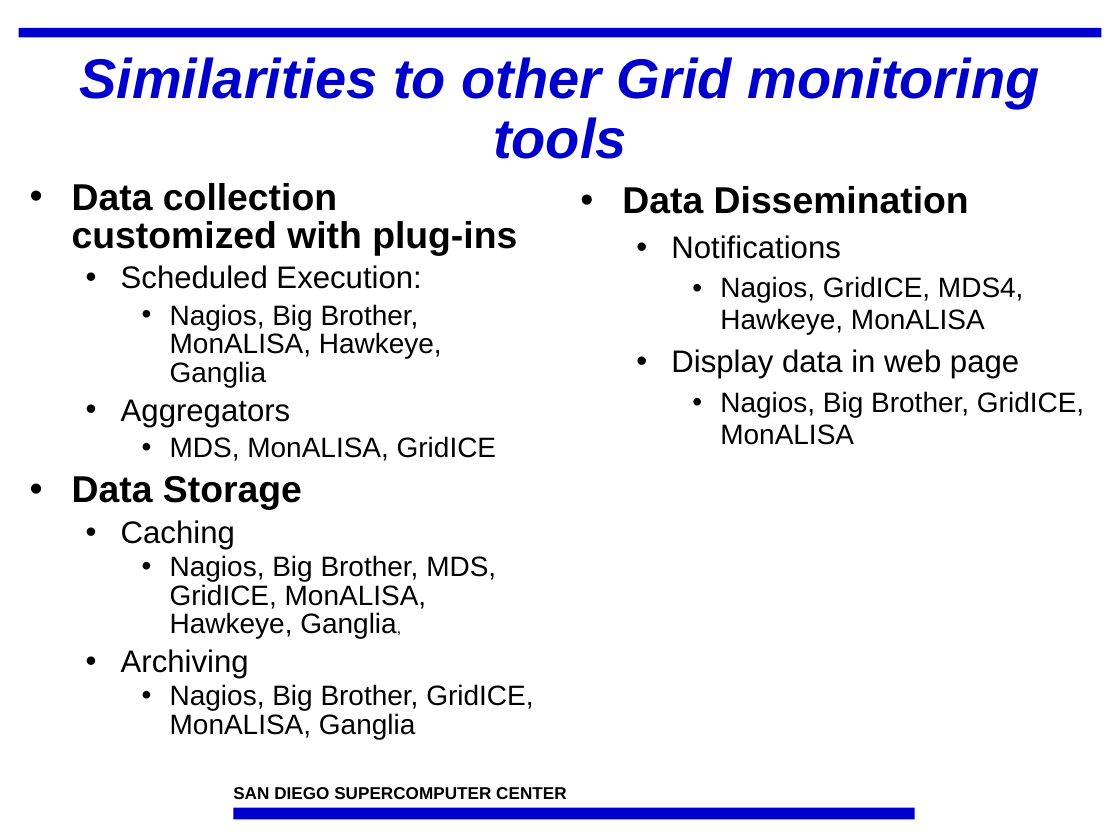
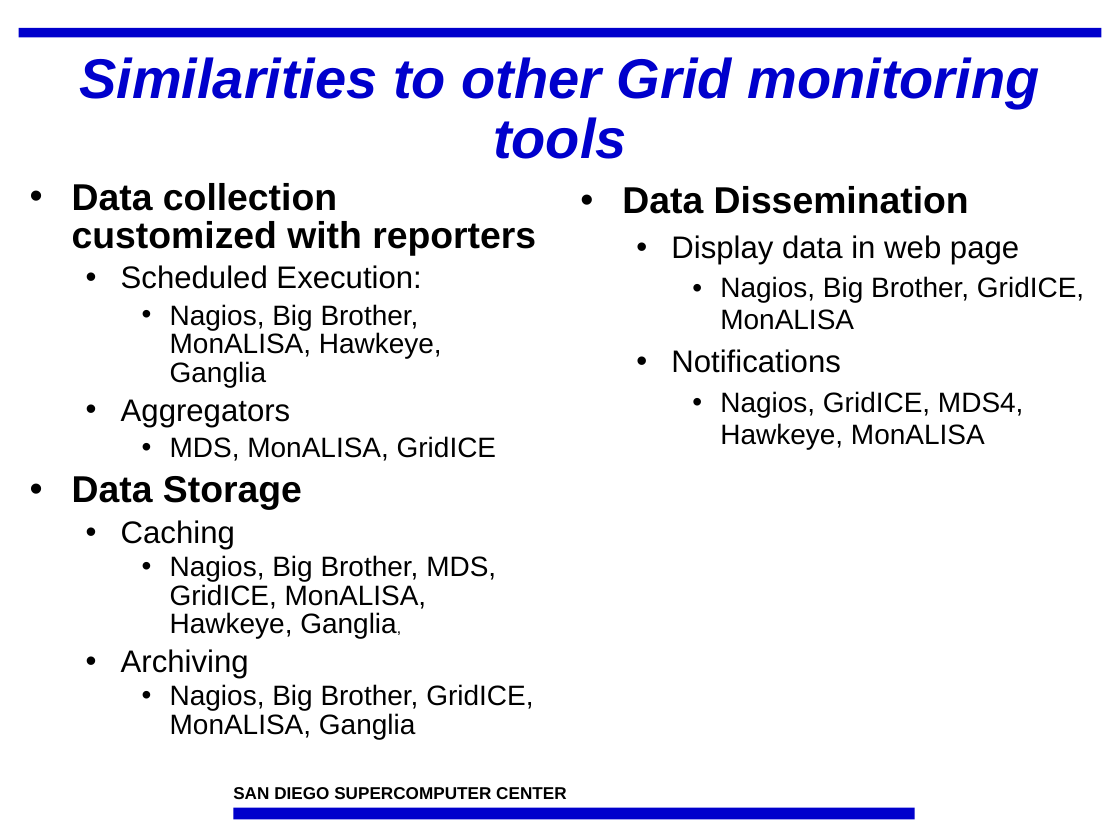
Before and after one commit to IncaProject/inca-xsede, a slide deck: slide 8 of talks/inca_sc05.ppt. Drawn at 1120x840 pixels with LibreOffice and Linux fonts; fonts in the diff are those of the drawing; background and template pictures are left out. Boxes give left, top, right and bottom in pixels: in the first picture for what was removed or moved away, otherwise in the second. Text is boxed around its words. In the diff, an @@ line names an element or a change of style, - is before the commit and + after.

```diff
--- a/talks/inca_sc05.ppt
+++ b/talks/inca_sc05.ppt
@@ text at (72,183,536,255): text changed @@
-• Data collection customized with plug-ins
+• Data collection customized with reporters
@@ text at (671,235,1084,330): paragraphs added @@
+  • Display data in web page
+    • Nagios, Big Brother, GridICE, MonALISA
@@ text at (671,349,1084,445): paragraphs removed @@
-  • Display data in web page
-    • Nagios, Big Brother, GridICE, MonALISA
```
Also in this commit, not shown: 15 other slides changed, 8 slides added, 2 slides removed.
